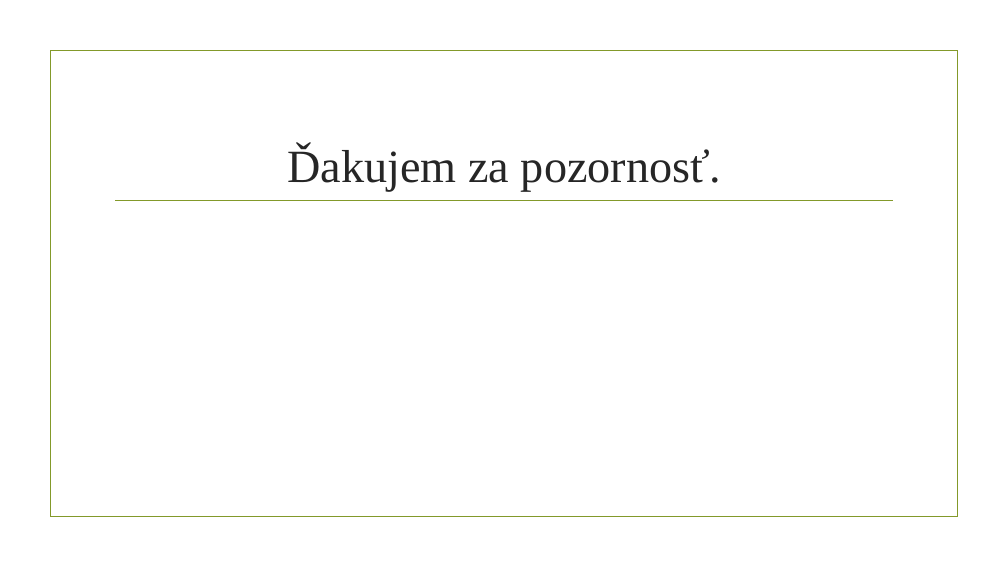
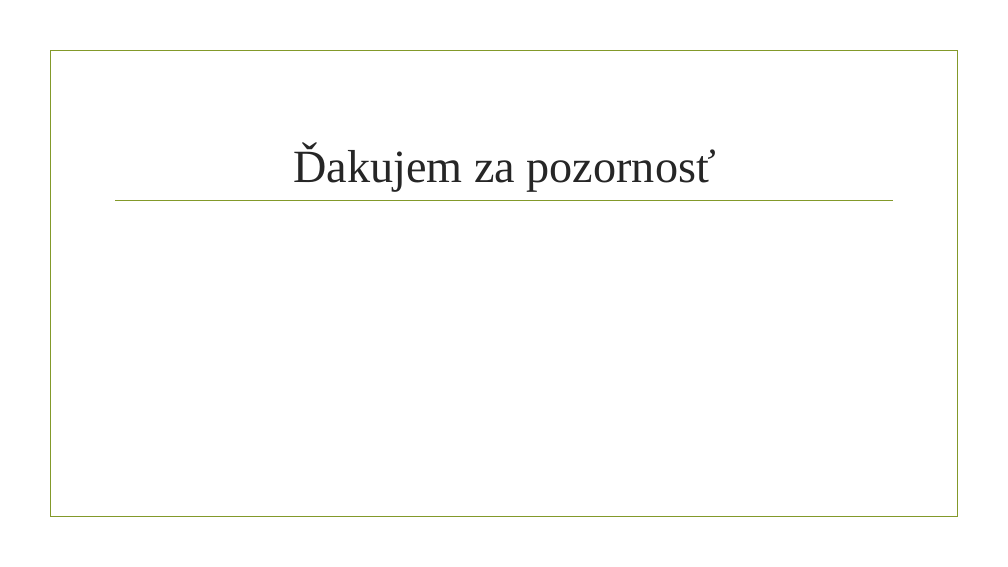
Before and after one commit to georgeob/Kysucky_NS2019, a slide deck: slide 14 of Kysucky_prezentacia.pptx. Drawn at 1008x567 pixels with LibreOffice and Linux fonts; fonts in the diff are those of the drawing; background and template pictures are left out. Boxes give left, top, right and bottom in pixels: in the first picture for what was removed or moved away, otherwise in the second. Text is boxed around its words. In the diff, an @@ line names an element or a change of style, - is before the commit and + after.

```diff
--- a/Kysucky_prezentacia.pptx
+++ b/Kysucky_prezentacia.pptx
@@ title at bbox=[293, 146, 716, 191]: text changed @@
-Ďakujem za pozornosť.
+Ďakujem za pozornosť
```
Also in this commit, not shown: 1 other slide changed, 1 other file.
